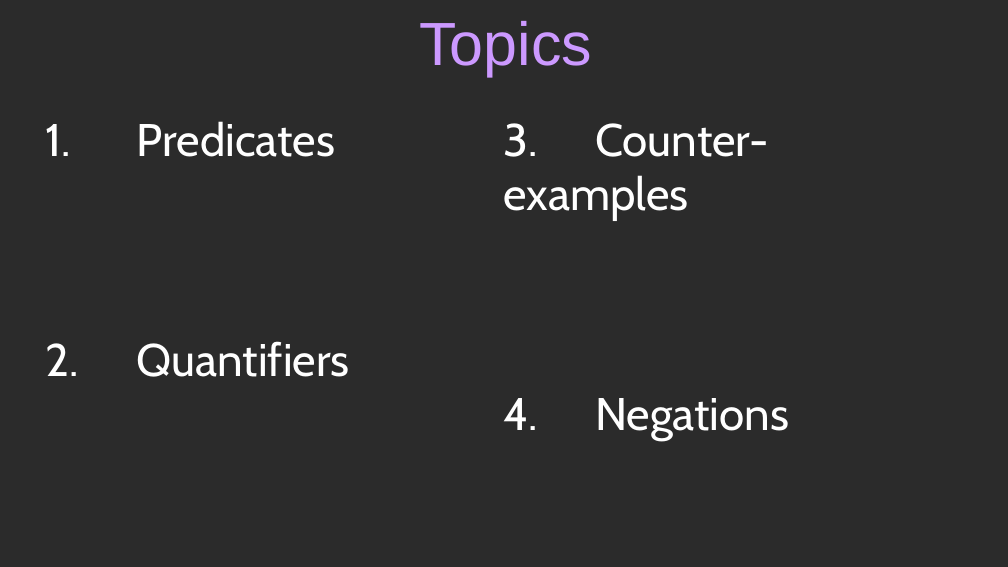
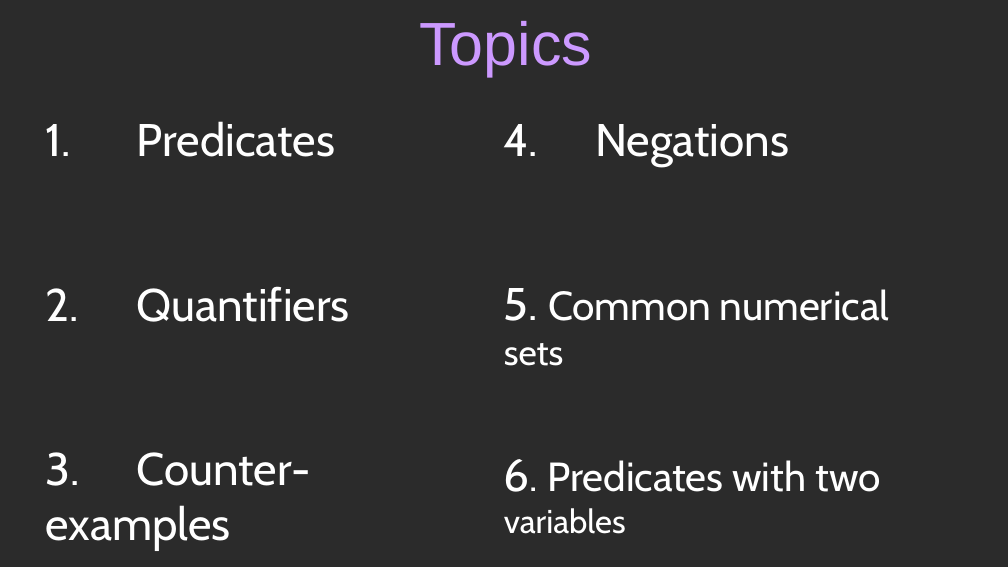
Before and after one commit to nguyenchithien/CS210-Discrete-Structures, a slide deck: slide 3 of Lectures/4_Predicates.odp. Drawn at 1008x567 pixels with LibreOffice and Linux fonts; fonts in the diff are those of the drawing; background and template pictures are left out; a plain dark background stands for a picture behind light text. Boxes give left, top, right and bottom in pixels: in the first picture for what was removed or moved away, otherwise in the second. Text is boxed around its words. In the diff, an @@ line names an element or a change of style, - is before the commit and + after.

Commit message:
Lecture about predicates done

```diff
--- a/Lectures/4_Predicates.odp
+++ b/Lectures/4_Predicates.odp
@@ text at [504,123,768,221]: paragraph removed @@
-3. Counter-examples
@@ text at [504,288,890,534]: paragraphs added @@
+5. Common numerical sets
+6. Predicates with two variables
@@ text at [45,452,310,551]: paragraph added @@
+3. Counter-examples
```
Also in this commit, not shown: 1 other slide changed, 54 slides added, 3 slides removed, 1 other file.
